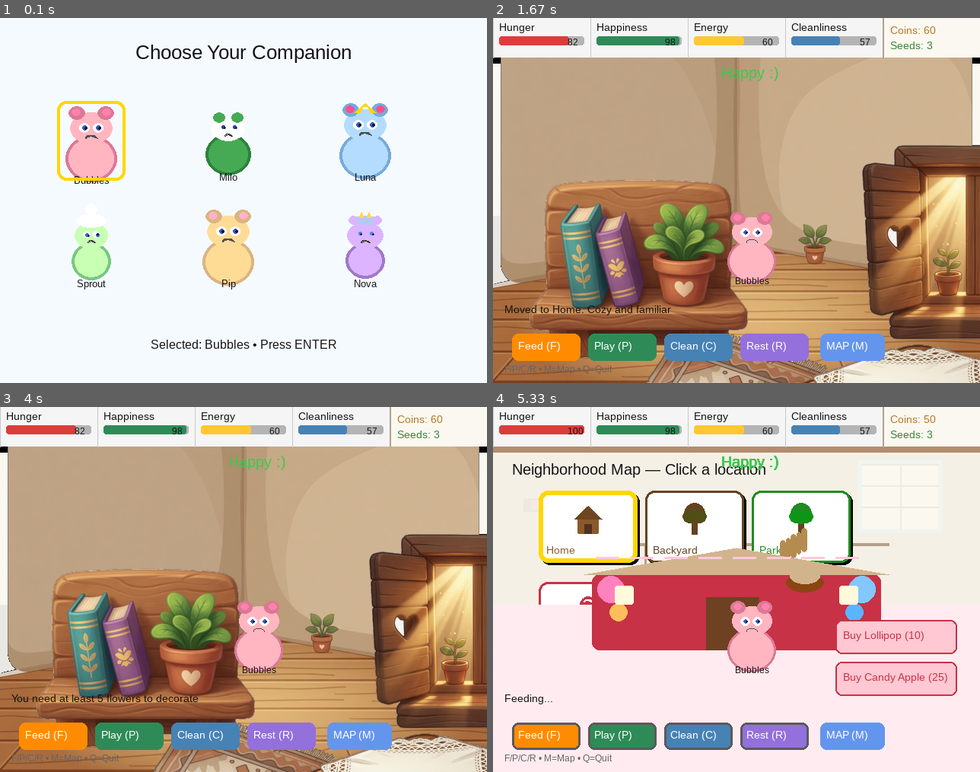
Above: before the commit, frames 1-4 (two rows, left to right).
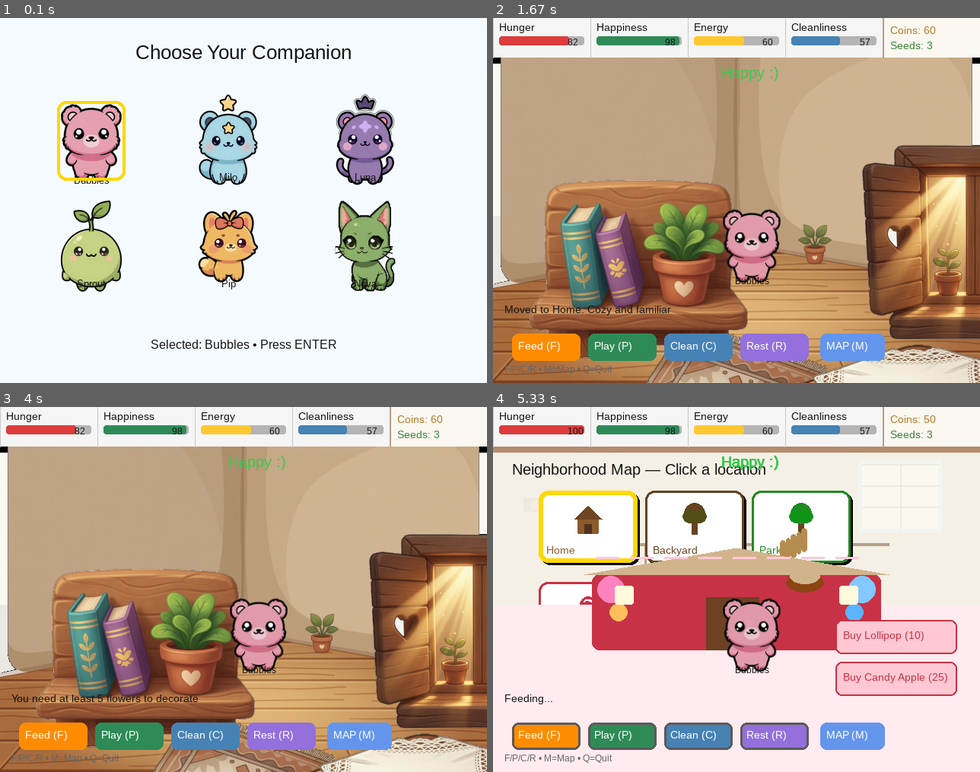
Above: after the commit, the same moments.

Repository: nickamis606/ourworld
Game: pygame game, started from main_pygame.py
Two runs of this game, one before a commit and one after it. Both use one fixed random seed, a clock stepped at 60 frames per second and the inputs below.
Inputs (mouse positions are in pixels of both pictures, inside the frame that each line leads up to):
- Up to frame 1 (0.1 s): no input
- Up to frame 2 (1.67 s): tap Enter at 0.33, 1.33 s; click "MAP (M)" at 0.72 s; click (585, 145) at 1.05 s
- Up to frame 3 (4 s): click (165, 469) at 3.72 s
- Up to frame 4 (5.33 s): click "MAP (M)" at 4.05 s; click (580, 626) at 4.38 s; click "Buy Lollipop (10)" at 4.72 s

The runs differ from the first frame. In frame 1, 13% of the frame differs, in the area x 12-82%, y 20-75%; in frame 2, 1.9%; in frame 3, 1.9%; in frame 4, 1.9%.

Commit message:
fix: PetSprite._center_content use pygame.image.tobytes
Surface has no .tobytes() method. Switch to pygame.image.tobytes(surface, 'RGBA')
so the alpha bounding-box centering works on the system pygame 2.5.2.
All six pet PNGs now load and normalize correctly.

Diff:
--- a/sprites/pet_sprite.py
+++ b/sprites/pet_sprite.py
@@ -115,7 +115,7 @@
 
         Returns a new surface of the same dimensions as the original.
         """
-        data = img.tobytes()
+        data = pygame.image.tobytes(img, "RGBA")
         w, h = img.get_size()
 
         # Find bounding box of non-transparent pixels
Not shown, added: references/current_state.md
